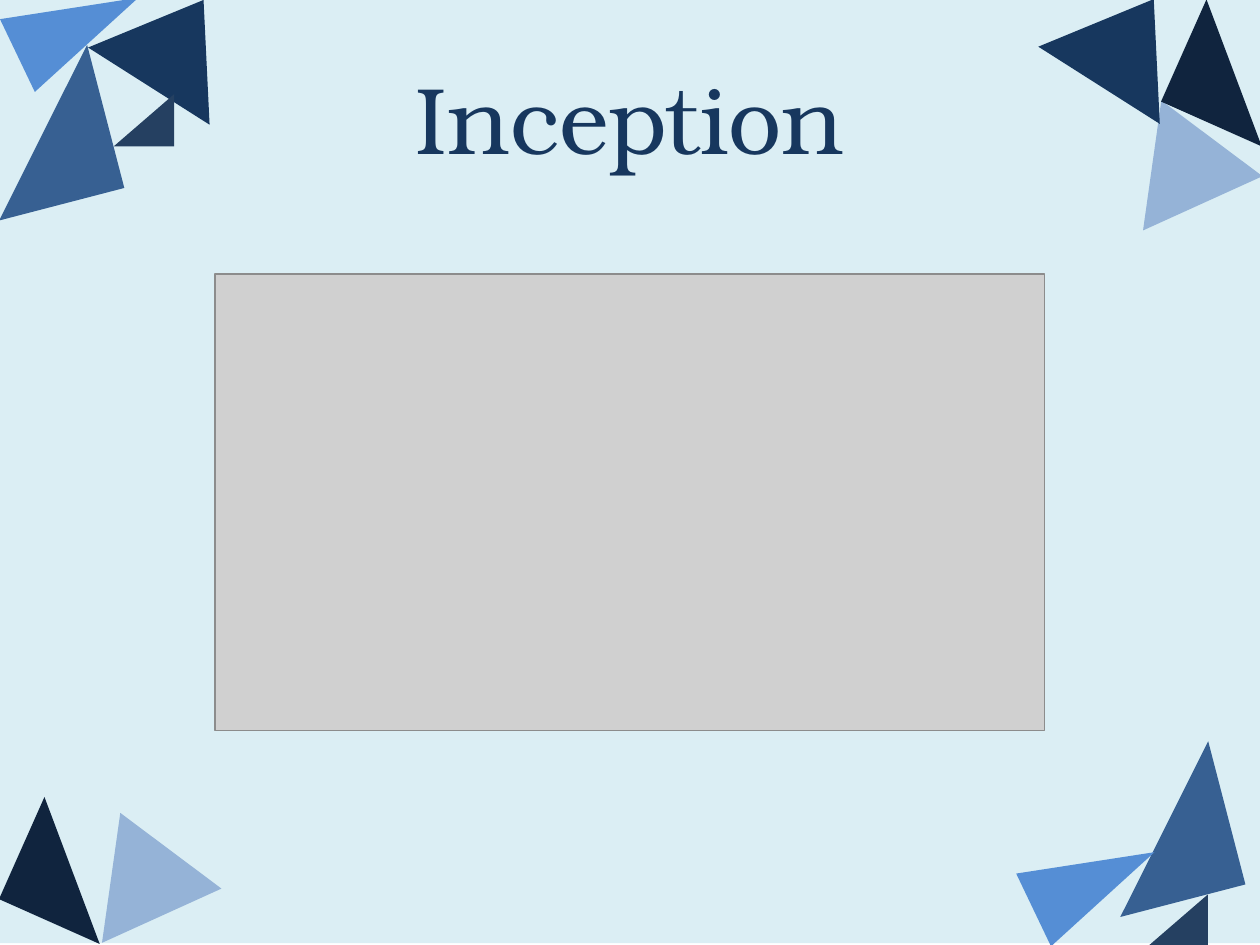
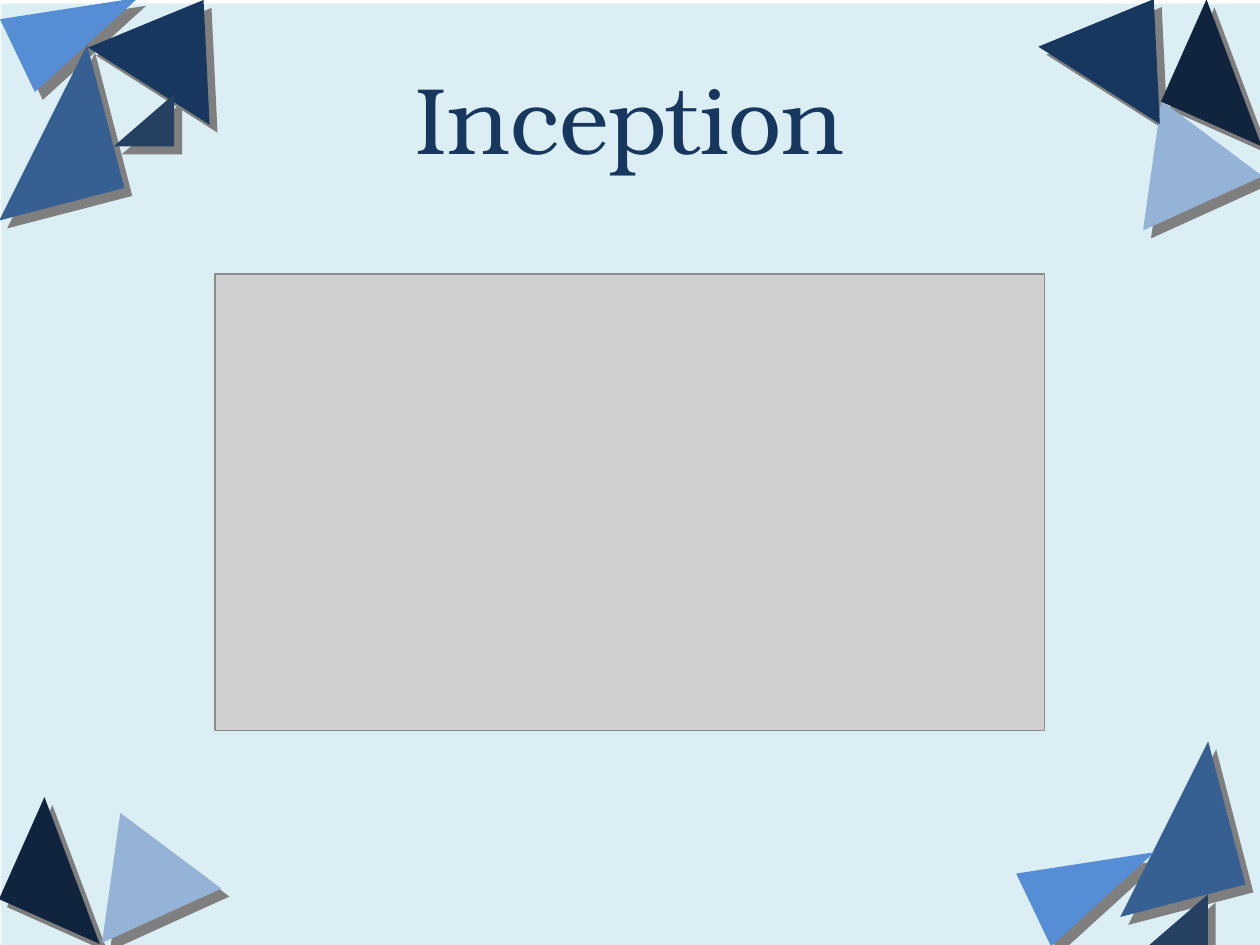
Before and after one commit to g-chag/CMPUT301F14T01-Team1Project, a slide deck: slide 2 of Demo Presentation/Demo Presentation.pptx. Drawn at 1260x945 pixels with LibreOffice and Linux fonts; fonts in the diff are those of the drawing; grey boxes stand for pictures. Boxes give left, top, right and bottom in pixels: in the first picture for what was removed or moved away, otherwise in the second. Text is boxed around its words. In the diff, an @@ line names an element or a change of style, - is before the commit and + after.

```diff
--- a/Demo Presentation/Demo Presentation.pptx
+++ b/Demo Presentation/Demo Presentation.pptx
@@ rectangle: place and size @@
-rectangle at bbox=[0, 0, 1260, 944]
+rectangle at bbox=[1, 4, 1260, 945]
@@ group added at bbox=[0, 0, 1260, 945]: 6 right triangles, 6 triangles @@
```
Also in this commit, not shown: 1 other slide changed.
